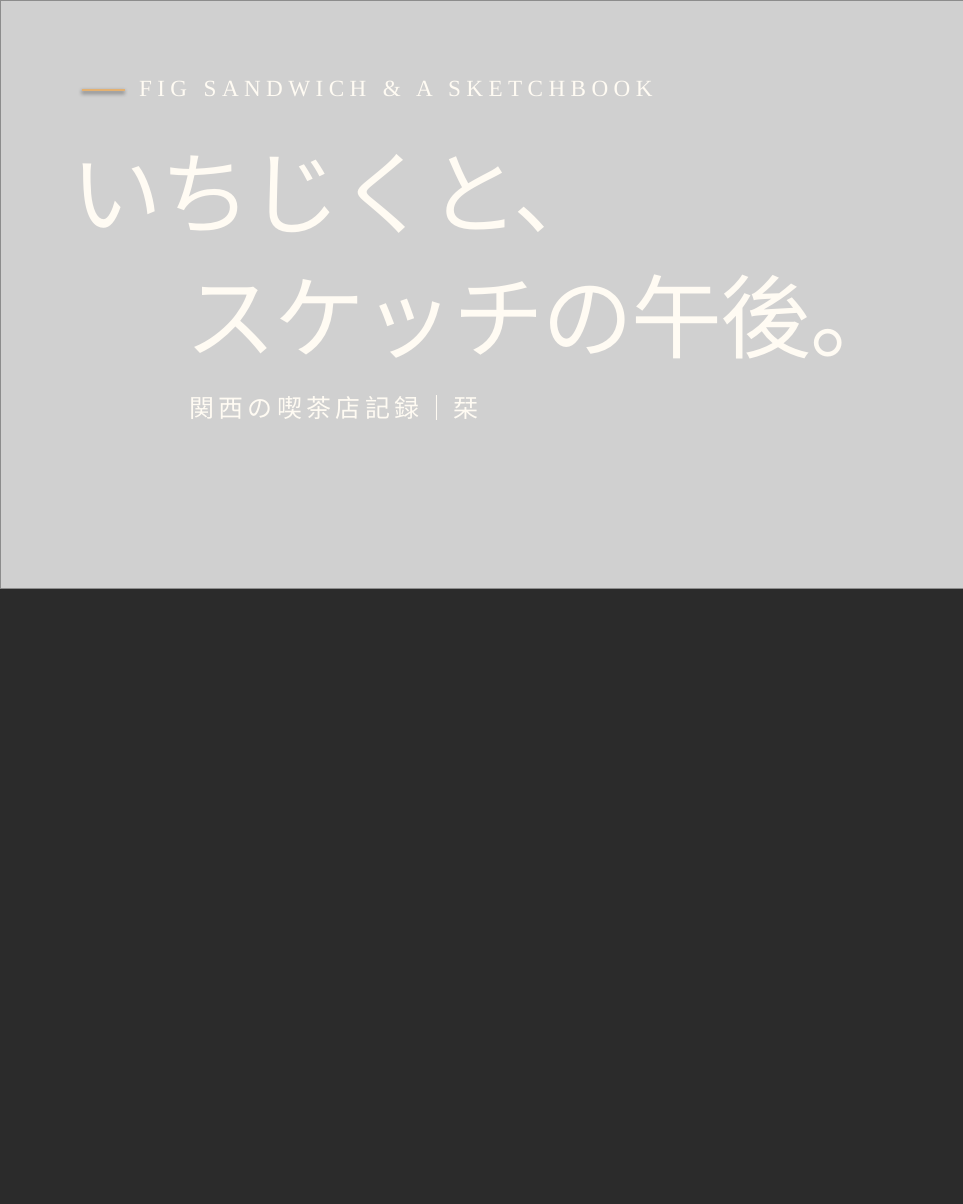
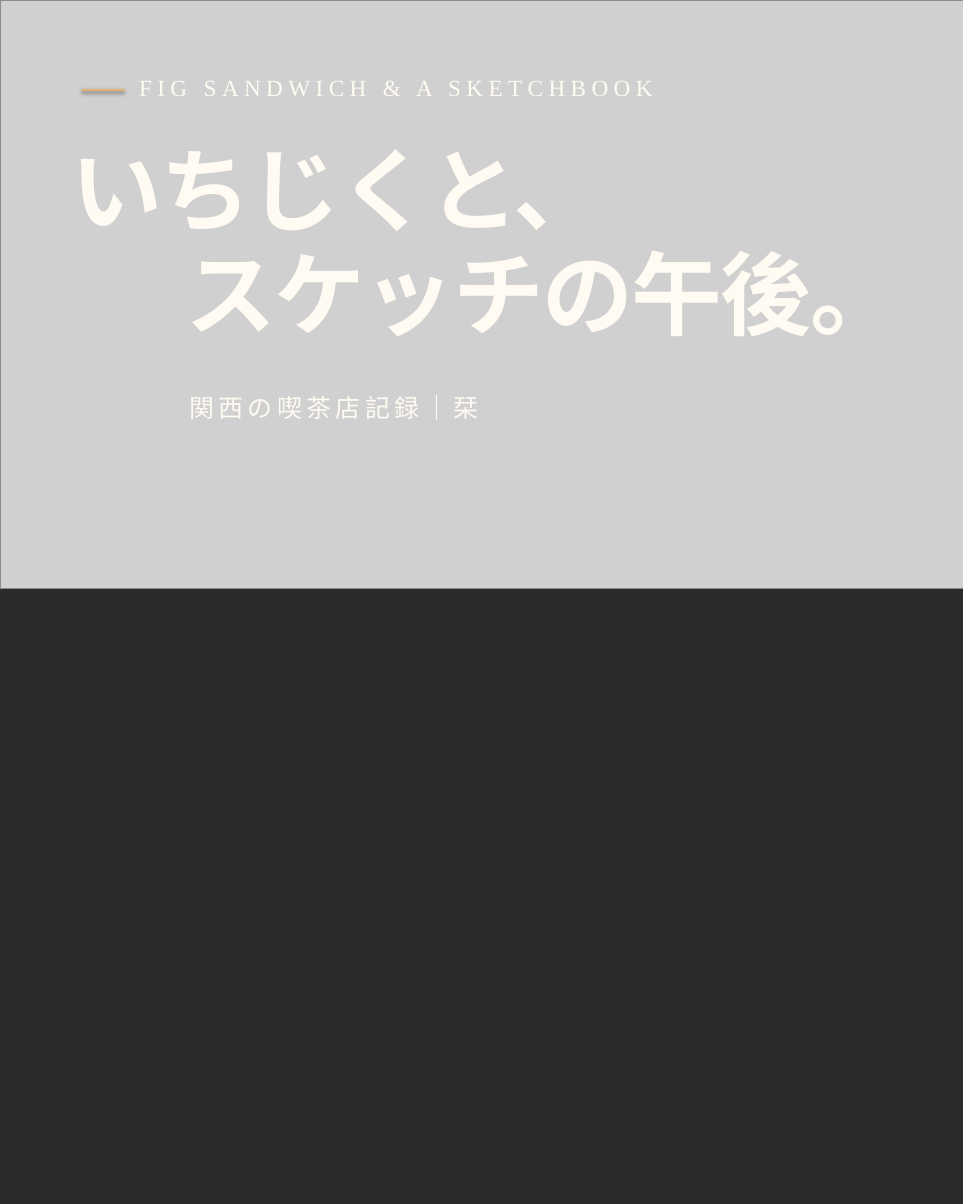
Before and after one commit to guuusdays1112-star/-, a slide deck: slide 3 of shiori-thumbnail/out/shiori_thumbnails_ABC.pptx. Drawn at 963x1204 pixels with LibreOffice and Linux fonts; fonts in the diff are those of the drawing; grey boxes stand for pictures; background and template pictures are left out; a plain dark background stands for a picture behind light text. Boxes give left, top, right and bottom in pixels: in the first picture for what was removed or moved away, otherwise in the second. Text is boxed around its words. In the diff, an @@ line names an element or a change of style, - is before the commit and + after.

```diff
--- a/shiori-thumbnail/out/shiori_thumbnails_ABC.pptx
+++ b/shiori-thumbnail/out/shiori_thumbnails_ABC.pptx
@@ text "いちじくと、" at bbox=[71, 150, 604, 231]: bold on; line spacing 1.14 to 1 @@
@@ text added at bbox=[185, 251, 901, 336], 76.5 pt, text #FFFBF3, bold @@
+スケッチの午後。
@@ text at bbox=[185, 275, 901, 358]: paragraph removed @@
-スケッチの午後。
```
Also in this commit, not shown: 1 other slide changed, 11 other files.
